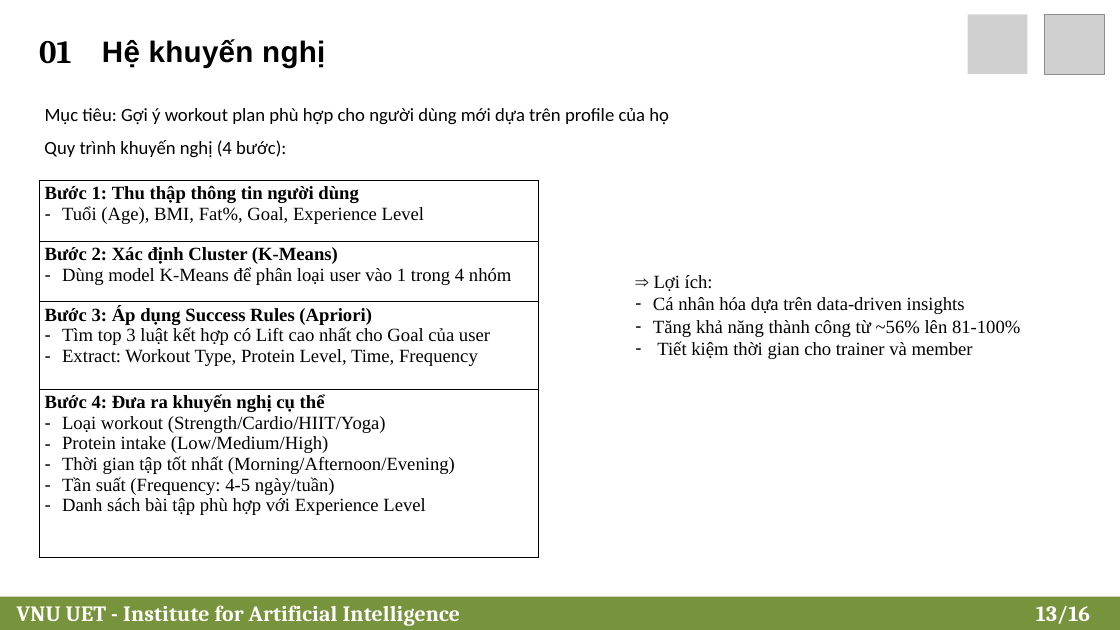
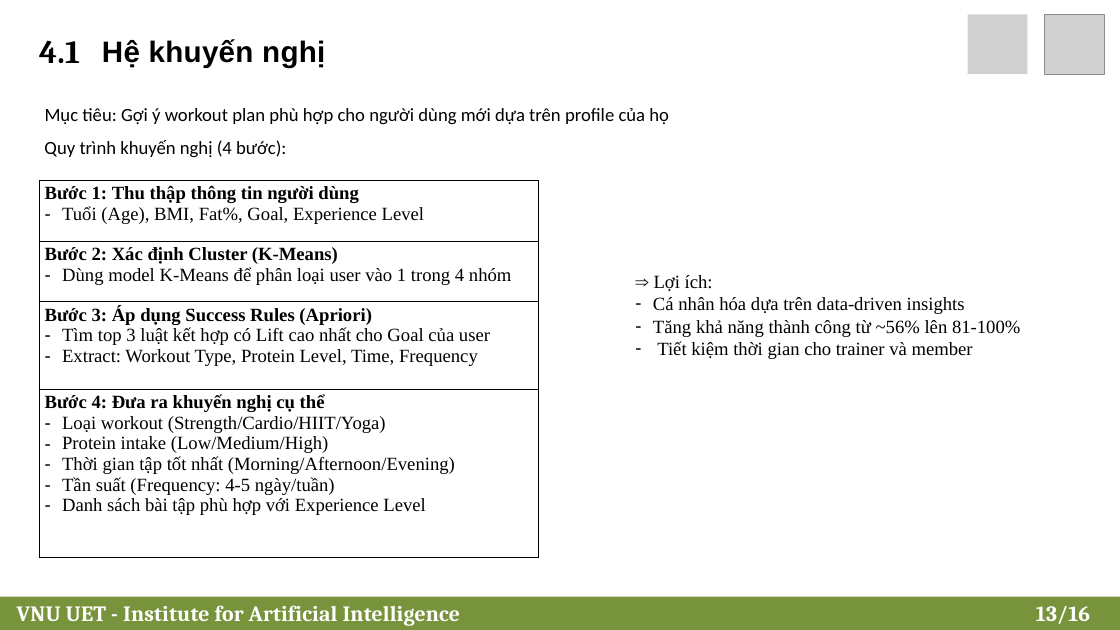
Before and after one commit to 24022404/fitness-recommendation, a slide deck: slide 13 of Slide_DataMining.pptx. Drawn at 1120x630 pixels with LibreOffice and Linux fonts; fonts in the diff are those of the drawing; grey boxes stand for pictures; background and template pictures are left out. Boxes give left, top, right and bottom in pixels: in the first picture for what was removed or moved away, otherwise in the second. Text is boxed around its words. In the diff, an @@ line names an element or a change of style, - is before the commit and + after.

```diff
--- a/Slide_DataMining.pptx
+++ b/Slide_DataMining.pptx
@@ text at box(39, 40, 80, 63): text changed @@
-01
+4.1
```
Also in this commit, not shown: 8 other slides changed.
